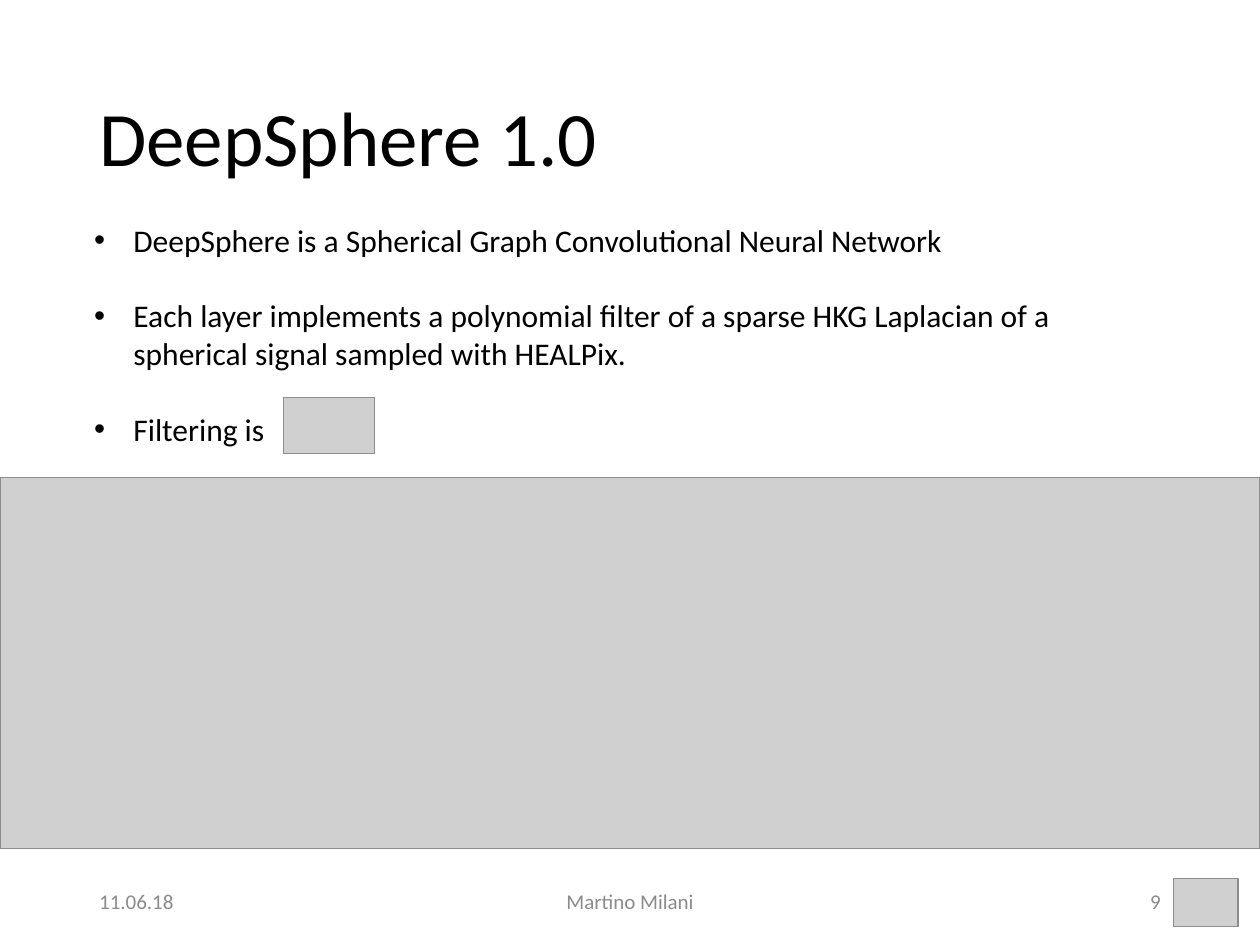
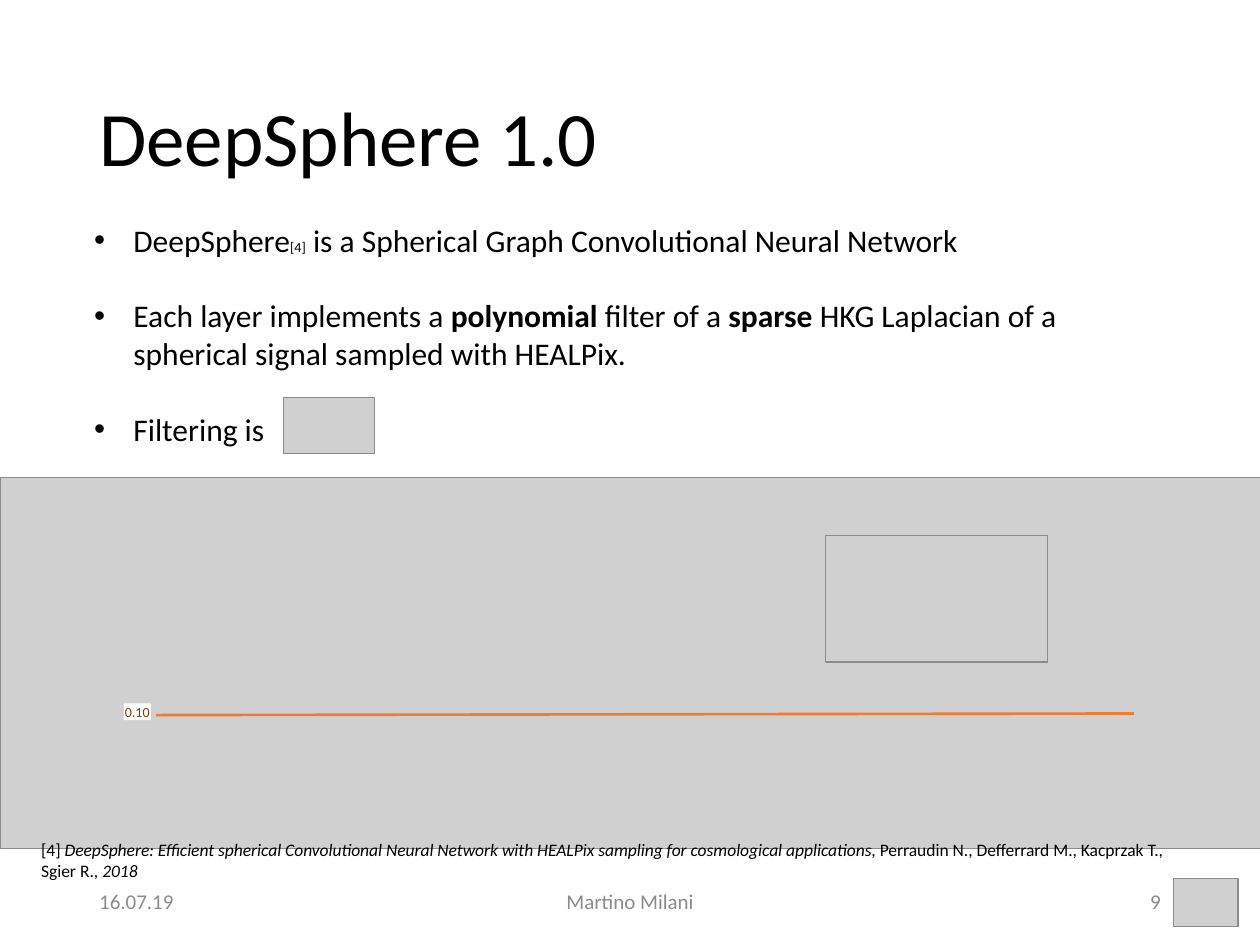
Before and after one commit to MartMilani/PDM, a slide deck: slide 9 of presentation/milani.pptx. Drawn at 1260x945 pixels with LibreOffice and Linux fonts; fonts in the diff are those of the drawing; grey boxes stand for pictures; background and template pictures are left out. Boxes give left, top, right and bottom in pixels: in the first picture for what was removed or moved away, otherwise in the second. Text is boxed around its words. In the diff, an @@ line names an element or a change of style, - is before the commit and + after.

Commit message:
found correct spectral rotation HEALPix

```diff
--- a/presentation/milani.pptx
+++ b/presentation/milani.pptx
@@ text at box(133, 230, 957, 257): text changed @@
-• DeepSphere is a Spherical Graph Convolutional Neural Network
+• DeepSphere[4] is a Spherical Graph Convolutional Neural Network
@@ text at box(133, 305, 1056, 371): bold on in "polynomial sparse" @@
@@ picture added at box(825, 536, 1047, 662) @@
@@ rectangle added at box(123, 703, 150, 719), fill #FFFFFF @@
@@ text added at box(125, 708, 150, 721), 8 pt, text #843C0B @@
+0.10
@@ line added from (156, 716) to (1134, 713), #ED7D31 1.5 pt @@
@@ text added at box(41, 842, 1164, 880), 10 pt, text #000000, italic @@
+[4] DeepSphere: Efficient spherical Convolutional Neural Network with HEALPix sampling for cosmological applications, Perraudin N., Defferrard M., Kacprzak T., Sgier R., 2018
@@ text at box(99, 895, 173, 909): text changed @@
-11.06.18
+16.07.19
```
Also in this commit, not shown: 19 other slides changed, 2 slides added, 1 slide removed, 25 other files.
